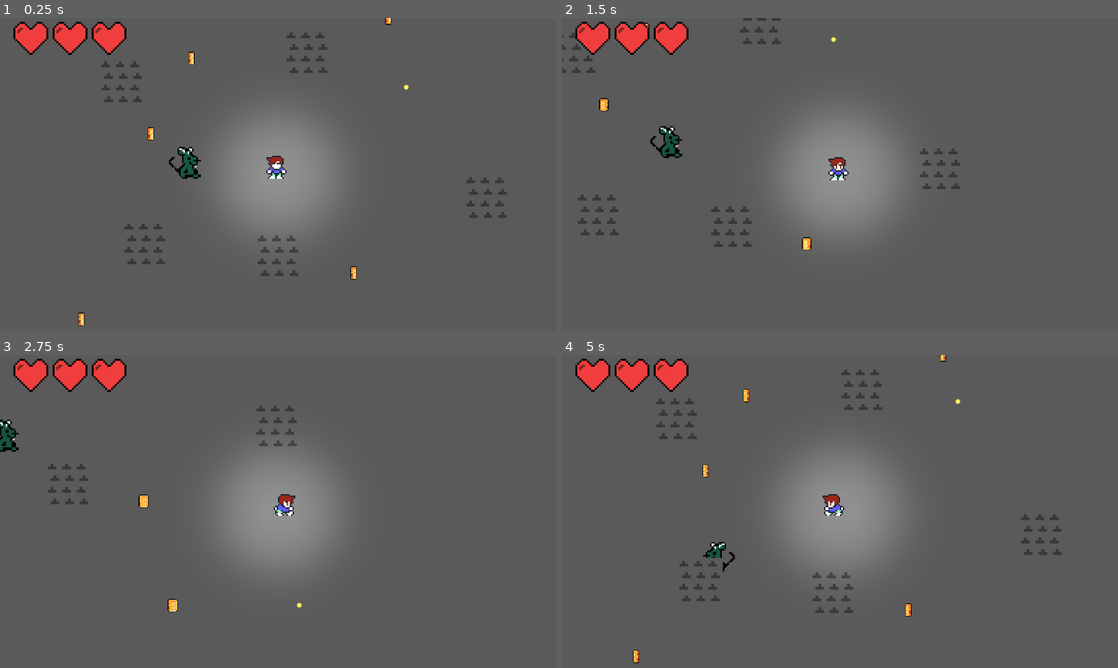
Above: before the commit, frames 1-4 (two rows, left to right).
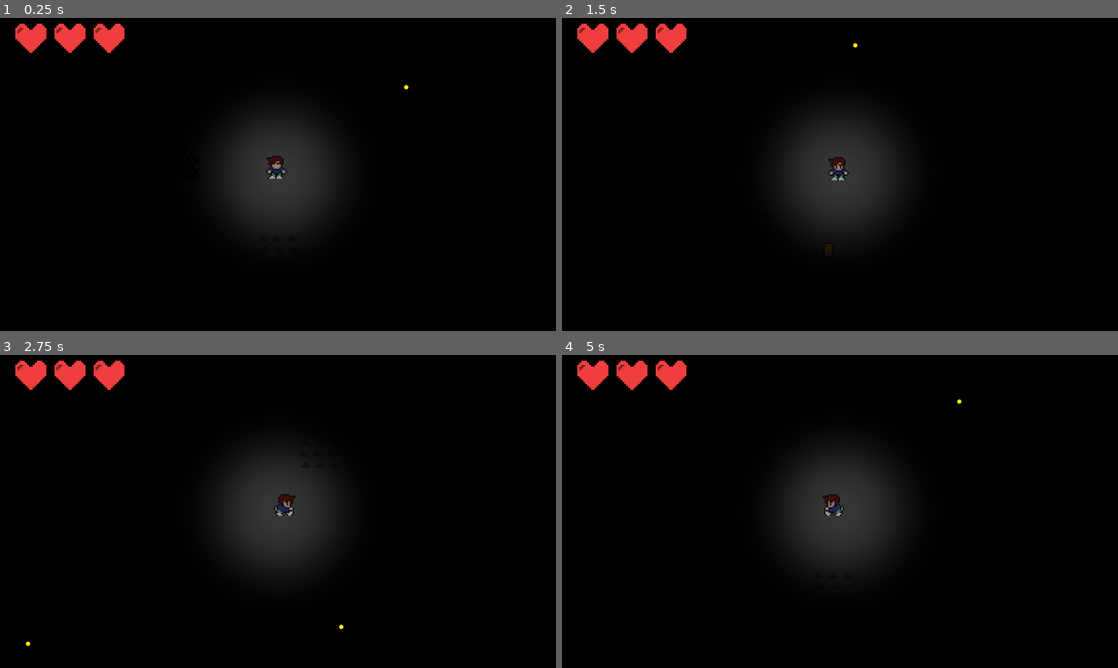
Above: after the commit, the same moments.

Repository: Monkey-Matthew/SWE_g12
Game: Godot game, scene res://Scenes/game_scene.tscn
The game is run twice, just before and just after one commit, with the same random seed, the same clock (stepped at 60 frames per second) and the same inputs.
Inputs:
- Up to frame 1 (0.25 s): no input
- Up to frame 2 (1.5 s): hold Right (right) 0.53-1.28 s; tap Space (jump) at 0.77 s; hold S (down) from 1.28 s (still down)
- Up to frame 3 (2.75 s): tap Space (jump) at 1.52 s; release S (down) at 2.03 s; hold Right (right) from 2.03 s (still down)
- Up to frame 4 (5 s): release Right (right) at 2.78 s; hold Up (up) 2.78-3.53 s; tap Space (jump) at 3.02, 3.77, 4.52 s; hold Left (left) from 3.53 s (still down)

The runs differ from the first frame. In frame 1, 99% of the frame differs, in the area x 0-100%, y 0-100%; in frame 2, 99%; in frame 3, 99%; in frame 4, 99%.

Commit message:
Final Fix for corruption
The branch corrupted and had to fix what was lost

Diff:
--- a/Scenes/Rat.tscn
+++ b/Scenes/Rat.tscn
@@ -2,7 +2,7 @@
 
 [ext_resource type="Texture2D" uid="uid://f78nwjqvyetd" path="res://Images/TestSprites/Rat Enemy/RightStand-1.png.png" id="1_2g4lq"]
 [ext_resource type="Texture2D" uid="uid://crya2b3wxrfdm" path="res://Images/TestSprites/Rat Enemy/LeftStand-1.png(1).png" id="1_4l4my"]
-[ext_resource type="Script" path="res://Scenes/rat.gd" id="1_dcd5s"]
+[ext_resource type="Script" path="res://Scripts/rat.gd" id="1_dcd5s"]
 [ext_resource type="Texture2D" uid="uid://cavp1jcufkina" path="res://Images/TestSprites/Rat Enemy/MoveLeft-1.png.png" id="2_05bj5"]
 [ext_resource type="Texture2D" uid="uid://cja6s76a7t64y" path="res://Images/TestSprites/Rat Enemy/MoveRight-1.png.png" id="2_b7mu8"]
 [ext_resource type="Texture2D" uid="uid://mu0r1rci1cp7" path="res://Images/TestSprites/Rat Enemy/BackSide1-1.png.png" id="5_ceehs"]
--- a/Scenes/animated_sprite_2d.gd
+++ /dev/null
@@ -1 +0,0 @@
-extends AnimatedSprite2D
--- a/Scenes/coin.tscn
+++ b/Scenes/coin.tscn
@@ -1,7 +1,8 @@
 [gd_scene load_steps=14 format=3 uid="uid://cwtrar7iuhbek"]
 
-[ext_resource type="Script" path="res://coin.gd" id="1_1lle8"]
+[ext_resource type="Script" path="res://Scripts/coin.gd" id="1_1lle8"]
 [ext_resource type="Texture2D" uid="uid://dglt5vbuy37no" path="res://Images/coin2_20x20.png" id="2_tigfk"]
+
 
 [sub_resource type="AtlasTexture" id="AtlasTexture_an7cj"]
 atlas = ExtResource("2_tigfk")
--- a/Scenes/game_scene.tscn
+++ b/Scenes/game_scene.tscn
@@ -9,7 +9,7 @@
 [ext_resource type="PackedScene" uid="uid://cq582o51dd62t" path="res://Scenes/Rat.tscn" id="7_agj4n"]
 [ext_resource type="PackedScene" uid="uid://cwtrar7iuhbek" path="res://Scenes/coin.tscn" id="8_yyxao"]
 [ext_resource type="Texture2D" uid="uid://dj3eyqo4pax3g" path="res://Images/TestSprites/Heart/FullHeart.png" id="9_gdril"]
-[ext_resource type="Script" path="res://Scenes/display_health.gd" id="9_v16vb"]
+[ext_resource type="Script" path="res://Scripts/display_health.gd" id="9_v16vb"]
 
 [sub_resource type="TileSetAtlasSource" id="TileSetAtlasSource_uqg0y"]
 texture = ExtResource("3_ofebl")
@@ -27,7 +27,6 @@
 zoom = Vector2(12, 12)
 
 [node name="CanvasModulate" type="CanvasModulate" parent="."]
-visible = false
 color = Color(0, 0, 0, 1)
 
 [node name="TestTileMap" type="TileMap" parent="."]
@@ -93,24 +92,6 @@
 [node name="Rat" parent="." instance=ExtResource("7_agj4n")]
 position = Vector2(-21, 0)
 
-[node name="Coin" parent="." instance=ExtResource("8_yyxao")]
-position = Vector2(-34, 25)
-
-[node name="Coin2" parent="." instance=ExtResource("8_yyxao")]
-position = Vector2(13, 17)
-
-[node name="Coin3" parent="." instance=ExtResource("8_yyxao")]
-position = Vector2(-22, -7)
-
-[node name="Coin4" parent="." instance=ExtResource("8_yyxao")]
-position = Vector2(19, -27)
-
-[node name="Coin5" parent="." instance=ExtResource("8_yyxao")]
-position = Vector2(-15, -20)
-
-[node name="Coin6" parent="." instance=ExtResource("8_yyxao")]
-position = Vector2(18, 35)
-
 [node name="Health" type="CanvasLayer" parent="."]
 script = ExtResource("9_v16vb")
 
@@ -128,3 +109,23 @@
 position = Vector2(226, 60)
 scale = Vector2(4, 4)
 texture = ExtResource("9_gdril")
+
+[node name="Coins" type="Node" parent="."]
+
+[node name="Coin" parent="Coins" instance=ExtResource("8_yyxao")]
+position = Vector2(-34, 25)
+
+[node name="Coin2" parent="Coins" instance=ExtResource("8_yyxao")]
+position = Vector2(13, 17)
+
+[node name="Coin3" parent="Coins" instance=ExtResource("8_yyxao")]
+position = Vector2(-22, -7)
+
+[node name="Coin4" parent="Coins" instance=ExtResource("8_yyxao")]
+position = Vector2(19, -27)
+
+[node name="Coin5" parent="Coins" instance=ExtResource("8_yyxao")]
+position = Vector2(-15, -20)
+
+[node name="Coin6" parent="Coins" instance=ExtResource("8_yyxao")]
+position = Vector2(18, 35)
--- a/Scenes/player.tscn
+++ b/Scenes/player.tscn
@@ -1,14 +1,14 @@
 [gd_scene load_steps=50 format=3 uid="uid://dkq3q6ui7o41a"]
 
 [ext_resource type="Script" path="res://Scripts/player_movement.gd" id="1_36ycc"]
-[ext_resource type="Texture2D" uid="uid://kgvok8o6x1q8" path="res://Images/TestSprites/PlayerIdleSprite.png" id="2_hnt0m"]
-[ext_resource type="Texture2D" uid="uid://c4huccw4y4n4v" path="res://Images/TestSprites/PlayerRunDown.png" id="3_y33n3"]
-[ext_resource type="Texture2D" uid="uid://bi2gix8uka0mx" path="res://Images/TestSprites/LeftIdle.png" id="4_ufre2"]
-[ext_resource type="Texture2D" uid="uid://c2xn3yyclbusw" path="res://Images/TestSprites/PlayerRunLeft.png" id="5_05snh"]
-[ext_resource type="Texture2D" uid="uid://dj1ch25toj44n" path="res://Images/TestSprites/RightIdle.png" id="6_na6e0"]
-[ext_resource type="Texture2D" uid="uid://cgh3hk0drxva" path="res://Images/TestSprites/PlayerRunRight.png" id="7_wdd5u"]
-[ext_resource type="Texture2D" uid="uid://bvwyyqyaok8tl" path="res://Images/TestSprites/PlayerUpIdle.png" id="8_ajr2o"]
-[ext_resource type="Texture2D" uid="uid://cmk2ma565qa4n" path="res://Images/TestSprites/PlayerRunUp.png" id="9_u3txq"]
+[ext_resource type="Texture2D" uid="uid://kgvok8o6x1q8" path="res://Images/TestSprites/MainCharacter/PlayerIdleSprite.png" id="2_hnt0m"]
+[ext_resource type="Texture2D" uid="uid://c4huccw4y4n4v" path="res://Images/TestSprites/MainCharacter/PlayerRunDown.png" id="3_y33n3"]
+[ext_resource type="Texture2D" uid="uid://bi2gix8uka0mx" path="res://Images/TestSprites/MainCharacter/LeftIdle.png" id="4_ufre2"]
+[ext_resource type="Texture2D" uid="uid://c2xn3yyclbusw" path="res://Images/TestSprites/MainCharacter/PlayerRunLeft.png" id="5_05snh"]
+[ext_resource type="Texture2D" uid="uid://dj1ch25toj44n" path="res://Images/TestSprites/MainCharacter/RightIdle.png" id="6_na6e0"]
+[ext_resource type="Texture2D" uid="uid://cgh3hk0drxva" path="res://Images/TestSprites/MainCharacter/PlayerRunRight.png" id="7_wdd5u"]
+[ext_resource type="Texture2D" uid="uid://bvwyyqyaok8tl" path="res://Images/TestSprites/MainCharacter/PlayerUpIdle.png" id="8_ajr2o"]
+[ext_resource type="Texture2D" uid="uid://cmk2ma565qa4n" path="res://Images/TestSprites/MainCharacter/PlayerRunUp.png" id="9_u3txq"]
 [ext_resource type="Texture2D" uid="uid://fq4qmkhx62qo" path="res://Images/light.png" id="10_puerf"]
 
 [sub_resource type="AtlasTexture" id="AtlasTexture_2eutv"]
@@ -320,7 +320,7 @@
 scale = Vector2(0.25, 0.25)
 collision_layer = 3
 script = ExtResource("1_36ycc")
-movement_speed = 25.0
+movement_speed = 20.0
 
 [node name="AnimatedSprite2D" type="AnimatedSprite2D" parent="."]
 sprite_frames = SubResource("SpriteFrames_f8p70")
@@ -350,5 +350,8 @@
 shape = SubResource("CircleShape2D_hi38y")
 
 [node name="Jump" type="Timer" parent="."]
+one_shot = true
 
 [node name="Reload" type="Timer" parent="."]
+wait_time = 0.25
+one_shot = true
--- a/project.godot
+++ b/project.godot
@@ -17,7 +17,7 @@
 
 [autoload]
 
-Health="*res://health.gd"
+Health="*res://Scripts/health.gd"
 
 [display]
 
Renamed: Images/TestSprites/LeftIdle.png -> Images/TestSprites/MainCharacter/LeftIdle.png
Not shown, changed: Images/TestSprites/MainCharacter/LeftIdle.png.import
Renamed: Images/TestSprites/PlayerIdleSprite.png -> Images/TestSprites/MainCharacter/PlayerIdleSprite.png
Not shown, changed: Images/TestSprites/MainCharacter/PlayerIdleSprite.png.import
Renamed: Images/TestSprites/PlayerRunDown.png -> Images/TestSprites/MainCharacter/PlayerRunDown.png
Not shown, changed: Images/TestSprites/MainCharacter/PlayerRunDown.png.import
Renamed: Images/TestSprites/PlayerRunLeft.png -> Images/TestSprites/MainCharacter/PlayerRunLeft.png
Not shown, changed: Images/TestSprites/MainCharacter/PlayerRunLeft.png.import
Renamed: Images/TestSprites/PlayerRunRight.png -> Images/TestSprites/MainCharacter/PlayerRunRight.png
Not shown, changed: Images/TestSprites/MainCharacter/PlayerRunRight.png.import
Renamed: Images/TestSprites/PlayerRunUp.png -> Images/TestSprites/MainCharacter/PlayerRunUp.png
Not shown, changed: Images/TestSprites/MainCharacter/PlayerRunUp.png.import
(and 8 more such lines)
